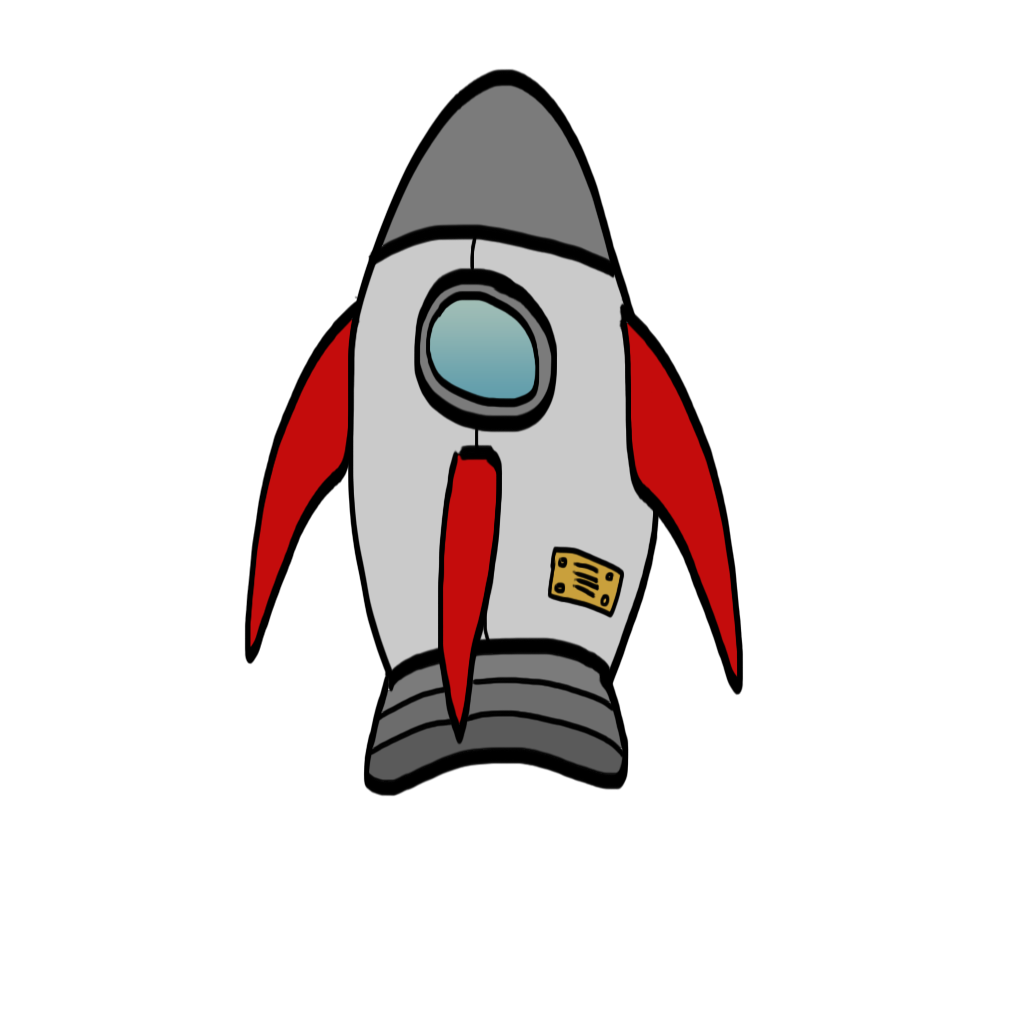
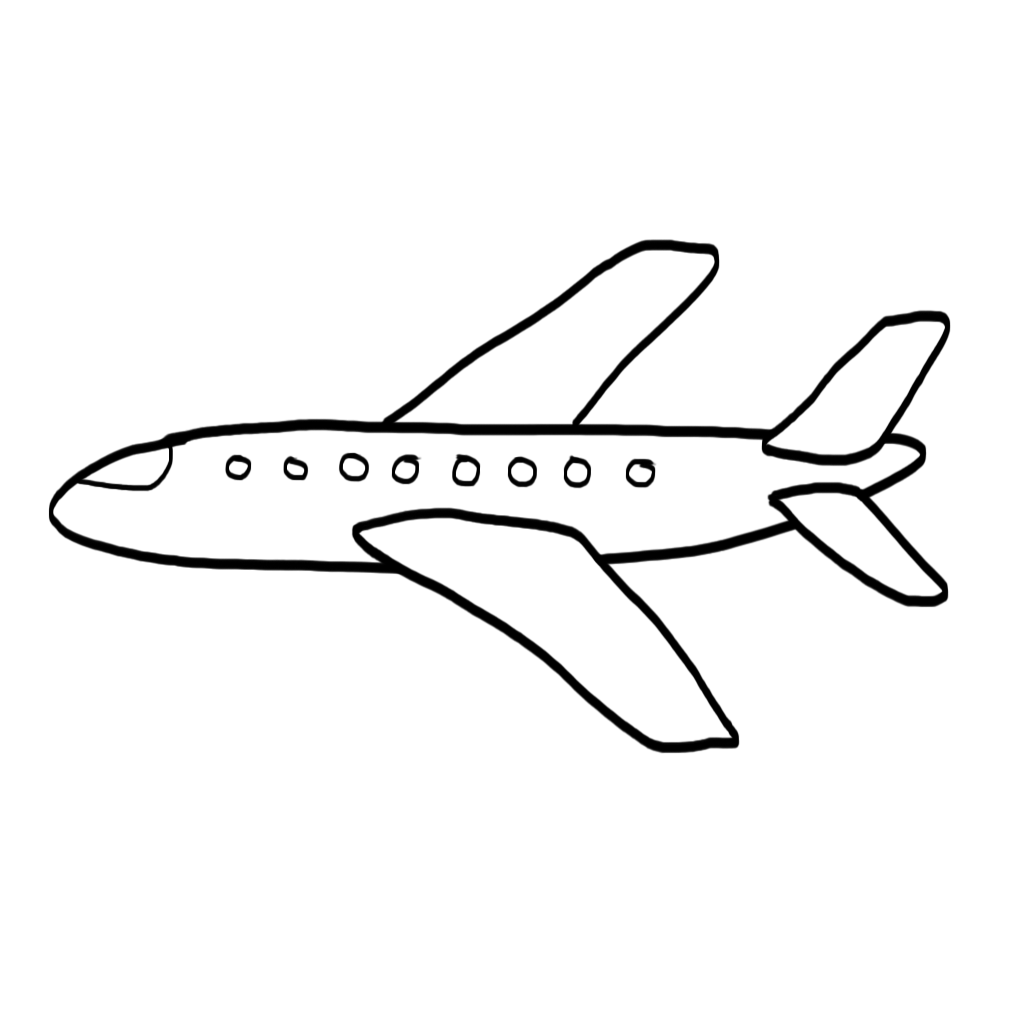
The second 1024px x 1024px image is a revision of the first. Changes to its layers:
hid "Rocket" over [244, 68, 744, 797]
added layer "airplane" above "Layer 6" over [48, 238, 951, 754]
hid "Layer 4" over [246, 82, 741, 782]
